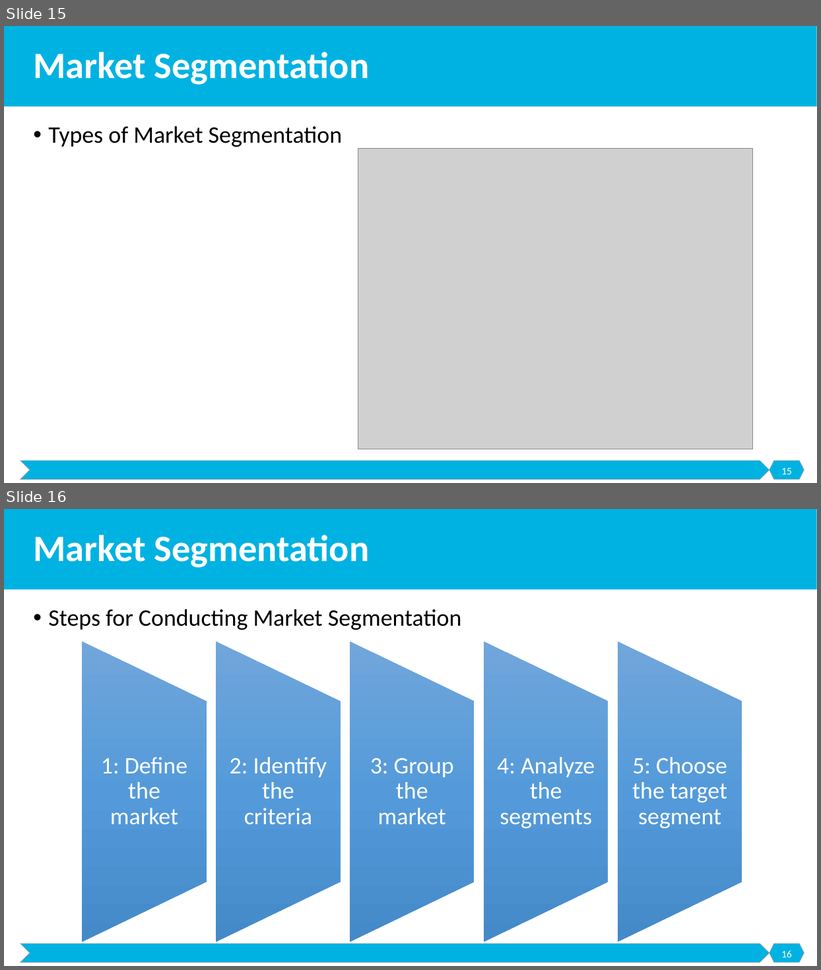
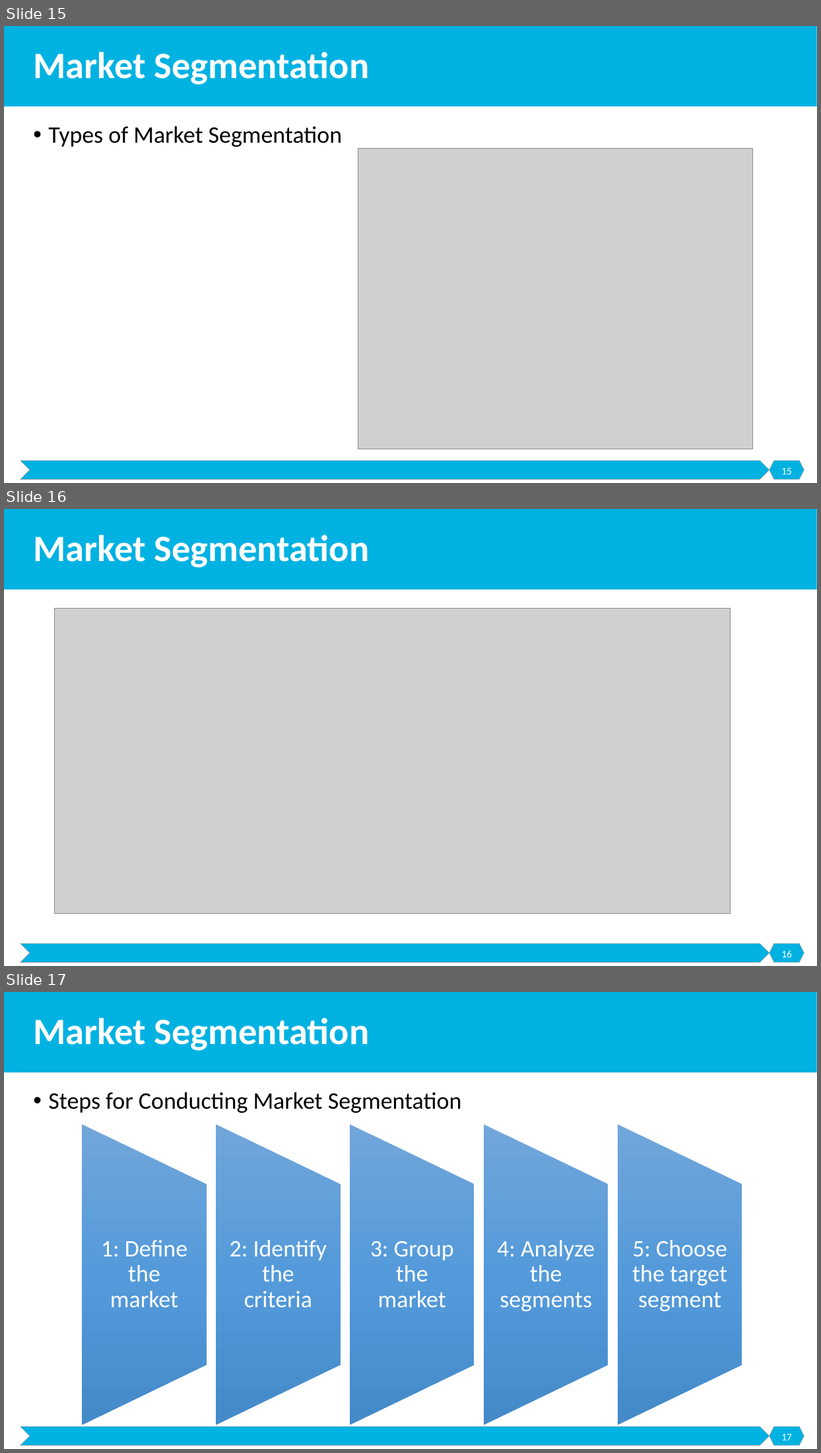
Before and after one commit to malenezi/malenezi, a slide deck: SE495/Lectures/3-Ideation and Design/Ideation and Design.pptx. Shown one above the other, each under a label of ours: slides 15 and 16 before the commit, slides 15, 16 and 17 after it. The pictures are 821x970 and 821x1453 pixels, drawn with LibreOffice and Linux fonts; fonts in the diff are those of the drawing; grey boxes stand for pictures. Boxes give left, top, right and bottom in pixels: in the first picture for what was removed or moved away, otherwise in the second. Text is boxed around its words. In the diff, an @@ line names an element or a change of style, - is before the commit and + after.

```diff
--- a/SE495/Lectures/3-Ideation and Design/Ideation and Design.pptx
+++ b/SE495/Lectures/3-Ideation and Design/Ideation and Design.pptx
@@ slide 16 added at [4, 509, 817, 966], background #FFFFFF; not listed: 3 template elements that a slide beside it also shows @@
@@ title added at [33, 535, 369, 568], 44 pt, text #FFFFFF, bold @@
+Market Segmentation
@@ picture added at [55, 609, 731, 914] @@
@@ page number added at [781, 951, 792, 958], 12 pt, text #FFFFFF @@
+16
@@ what was slide 16 is now slide 17 @@
@@ page number at [781, 1434, 792, 1441]: text changed @@
-16
+17
```
Also in this commit, not shown: 1 slide changed, 2 other files.
